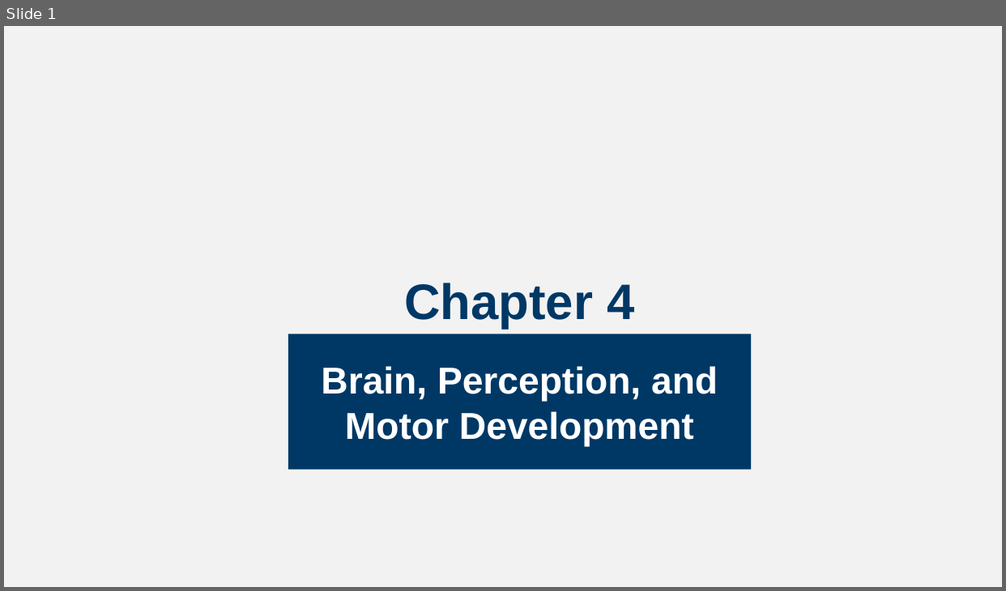
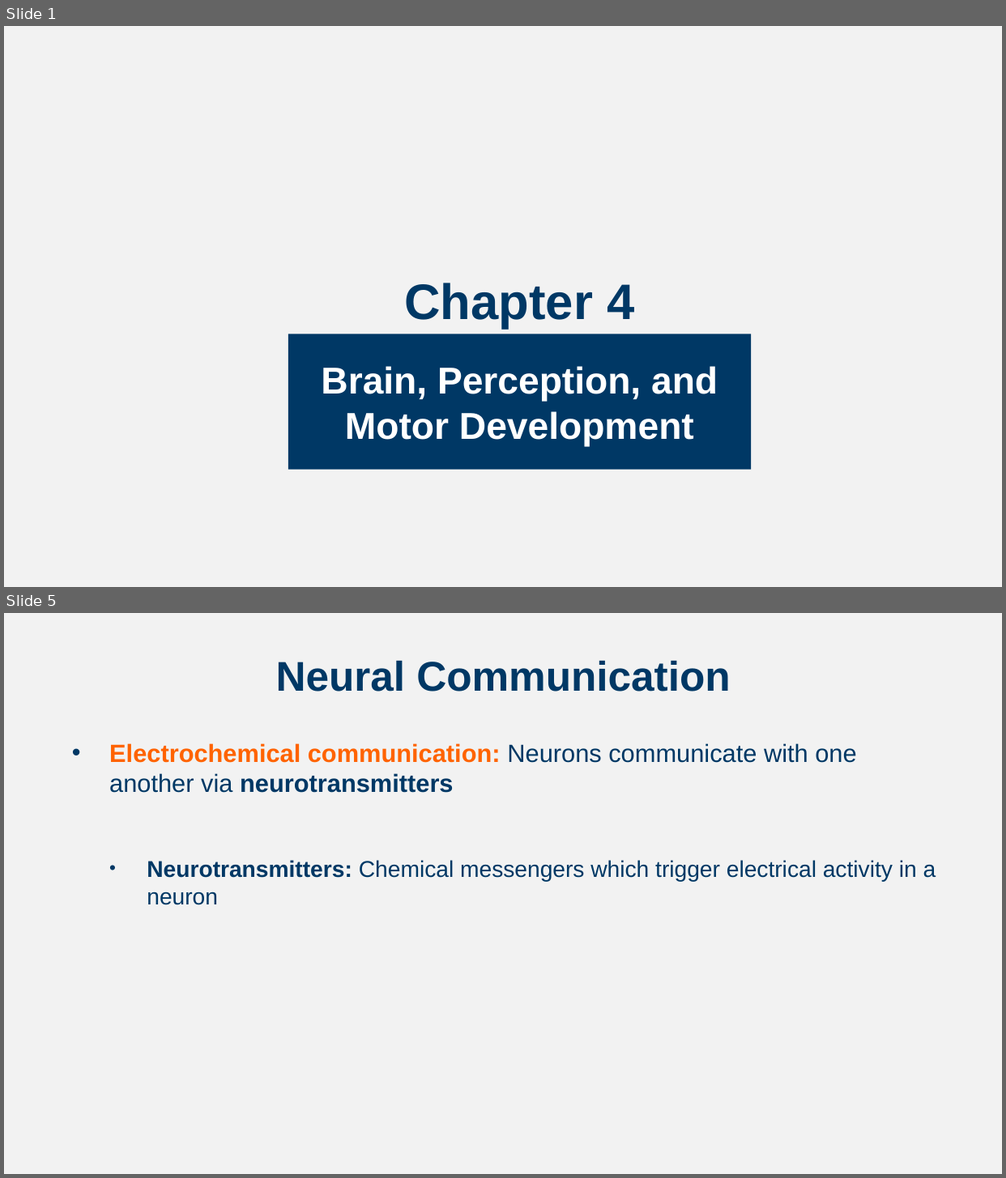
Before and after one commit to npm27/Teaching-Materials, a slide deck: Developmental Fall 24/Slides/Chapter 4.pptx. Shown one above the other, each under a label of ours: slide 1 before the commit, slides 1 and 5 after it; the slides between them are not shown. The pictures are 1006x591 and 1006x1178 pixels, drawn with LibreOffice and Linux fonts; fonts in the diff are those of the drawing. Boxes give left, top, right and bottom in pixels: in the first picture for what was removed or moved away, otherwise in the second. Text is boxed around its words. In the diff, an @@ line names an element or a change of style, - is before the commit and + after.

```diff
--- a/Developmental Fall 24/Slides/Chapter 4.pptx
+++ b/Developmental Fall 24/Slides/Chapter 4.pptx
@@ slide 5 added at box(4, 613, 1002, 1174), background #F2F2F2 @@
@@ title added at box(276, 660, 730, 692), 40 pt, text #003865, bold @@
+Neural Communication
@@ text added at box(109, 743, 936, 905), 24 pt, text #003865 @@
+  • Electrochemical communication: Neurons communicate with one another via neurotransmitters
+    • Neurotransmitters: Chemical messengers which trigger electrical activity in a neuron
```
Also in this commit, not shown: 6 slides changed, 15 other slides added, 1 other file.
